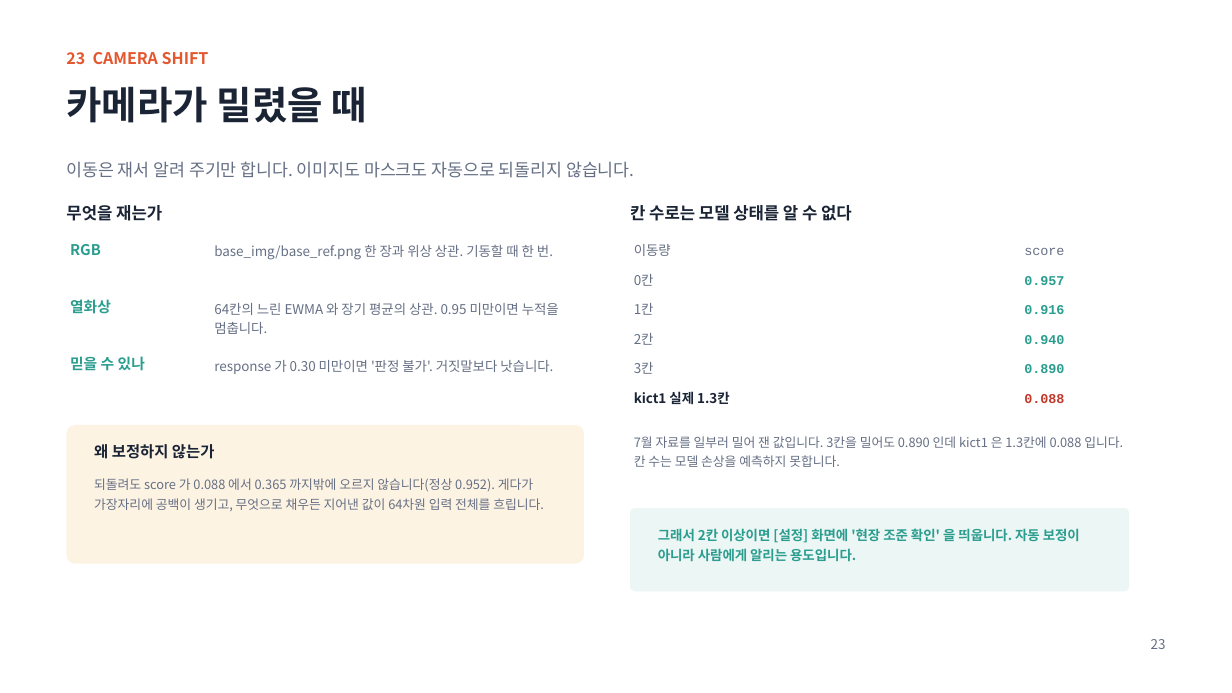
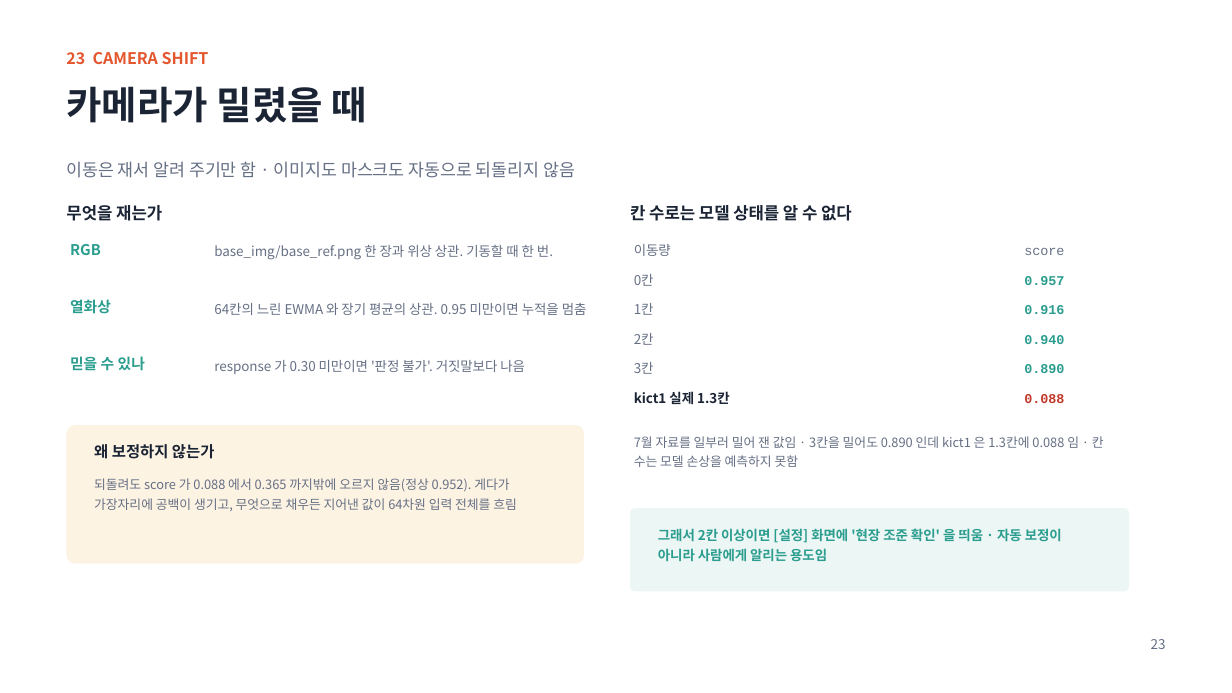
Before and after one commit to oskwon65/MultiModal_FireCam, a slide deck: slide 24 of 멀티모달_화재감지_분석서버_설치매뉴얼.pptx. Drawn at 1232x693 pixels with LibreOffice and Linux fonts; fonts in the diff are those of the drawing. Boxes give left, top, right and bottom in pixels: in the first picture for what was removed or moved away, otherwise in the second. Text is boxed around its words. In the diff, an @@ line names an element or a change of style, - is before the commit and + after.

```diff
--- a/멀티모달_화재감지_분석서버_설치매뉴얼.pptx
+++ b/멀티모달_화재감지_분석서버_설치매뉴얼.pptx
@@ text at (66, 161, 575, 178): text changed @@
-이동은 재서 알려 주기만 합니다. 이미지도 마스크도 자동으로 되돌리지 않습니다.
+이동은 재서 알려 주기만 함 · 이미지도 마스크도 자동으로 되돌리지 않음
@@ text at (214, 303, 587, 315): text changed @@
-64칸의 느린 EWMA 와 장기 평균의 상관. 0.95 미만이면 누적을 멈춥니다.
+64칸의 느린 EWMA 와 장기 평균의 상관. 0.95 미만이면 누적을 멈춤
@@ text at (214, 360, 525, 374): text changed @@
-response 가 0.30 미만이면 '판정 불가'. 거짓말보다 낫습니다.
+response 가 0.30 미만이면 '판정 불가'. 거짓말보다 나음
@@ text at (634, 436, 1104, 467): text changed @@
-7월 자료를 일부러 밀어 잰 값입니다. 3칸을 밀어도 0.890 인데 kict1 은 1.3칸에 0.088 입니다. 칸 수는 모델 손상을 예측하지 못합니다.
+7월 자료를 일부러 밀어 잰 값임 · 3칸을 밀어도 0.890 인데 kict1 은 1.3칸에 0.088 임 · 칸 수는 모델 손상을 예측하지 못함
@@ text at (94, 478, 517, 511): text changed @@
-되돌려도 score 가 0.088 에서 0.365 까지밖에 오르지 않습니다(정상 0.952). 게다가 가장자리에 공백이 생기고, 무엇으로 채우든 지어낸 값이 64차원 입력 전체를 흐립니다.
+되돌려도 score 가 0.088 에서 0.365 까지밖에 오르지 않음(정상 0.952). 게다가 가장자리에 공백이 생기고, 무엇으로 채우든 지어낸 값이 64차원 입력 전체를 흐림
@@ text at (658, 526, 1062, 562): text changed @@
-그래서 2칸 이상이면 [설정] 화면에 '현장 조준 확인' 을 띄웁니다. 자동 보정이 아니라 사람에게 알리는 용도입니다.
+그래서 2칸 이상이면 [설정] 화면에 '현장 조준 확인' 을 띄움 · 자동 보정이 아니라 사람에게 알리는 용도임
```
Also in this commit, not shown: 31 other slides changed, 5 slides added, 50 other files.
